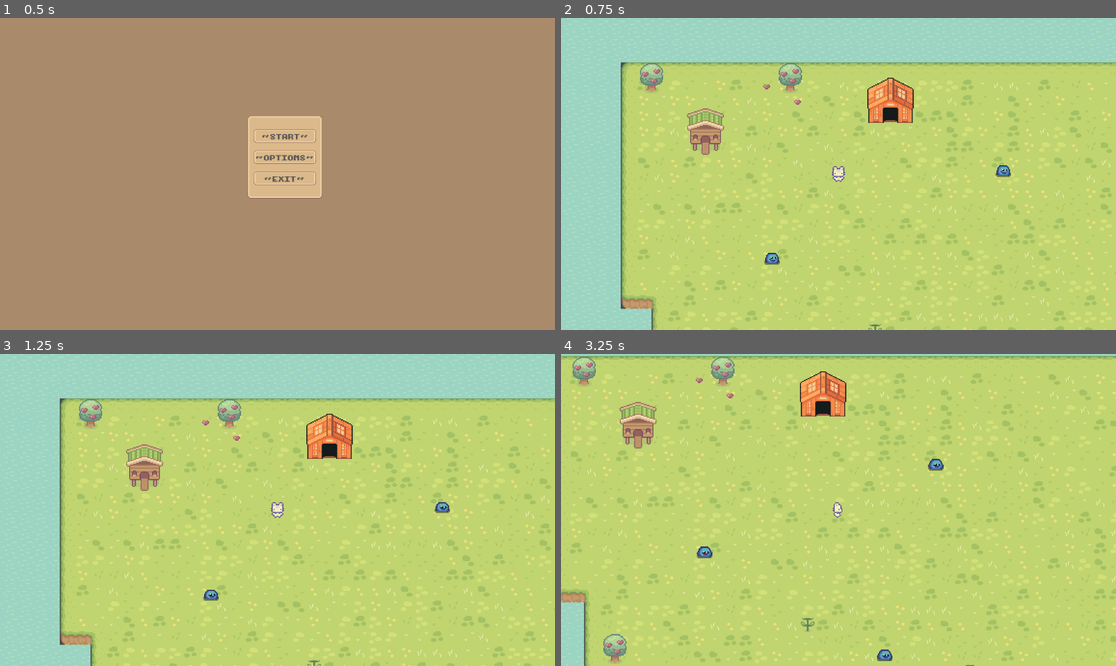
Above: before the commit, frames 1-4 (two rows, left to right).
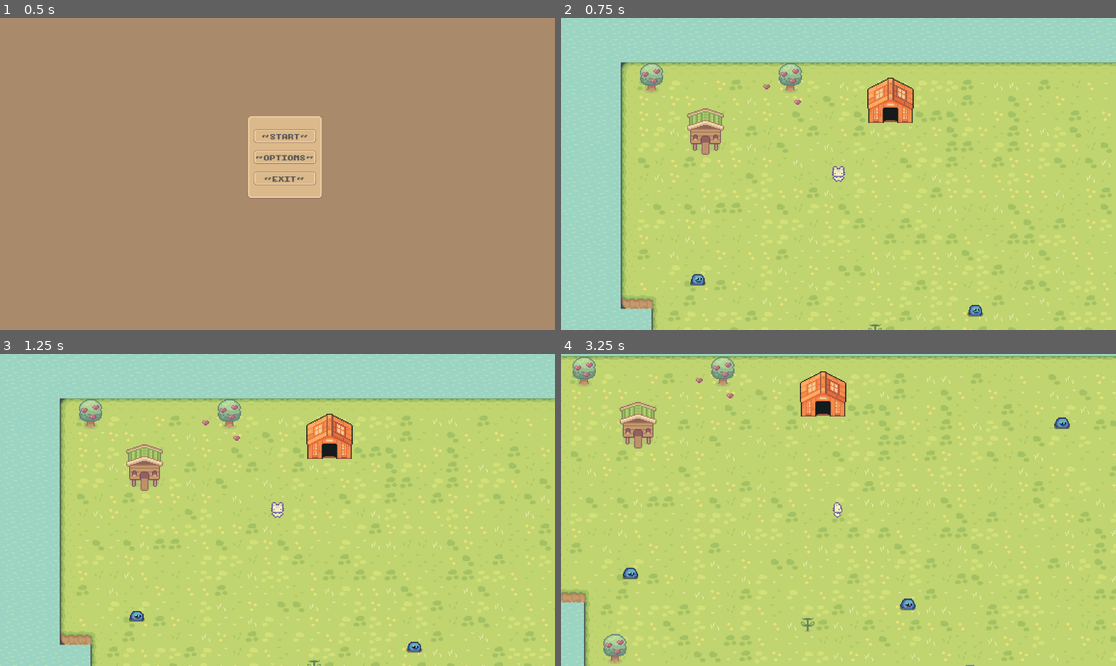
Above: after the commit, the same moments.

Repository: imlana21/top-down-game2
Game: Godot game, scene res://scene/menu/main/main.tscn
Two runs of this game, one before a commit and one after it. Both use one fixed random seed, a clock stepped at 60 frames per second and the inputs below.
Inputs (mouse positions are in pixels of both pictures, inside the frame that each line leads up to):
- Up to frame 1 (0.5 s): no input
- Up to frame 2 (0.75 s): click "~ START ~" at 0.5 s
- Up to frame 3 (1.25 s): no input
- Up to frame 4 (3.25 s): tap Enter at 1.25 s; move the mouse to (960, 494) at 1.27 s; hold D (walk_right) 1.28-2.03 s; click (960, 494) at 1.35 s; move the mouse to (727, 525) at 2.02 s; hold S (walk_down) 2.03-2.78 s; click (727, 525) at 2.1 s; move the mouse to (894, 441) at 2.77 s; hold D (walk_right) from 2.78 s (still down); click (894, 441) at 2.85 s

Frame 1 is identical in both runs. In frame 2, 0.4% of the frame differs, in the area x 23-82%, y 47-96%; in frame 3, 0.3%; in frame 4, 0.6%, in the area x 11-92%, y 20-99%.

Commit message:
Enemy spawner

Diff:
--- a/autoload.gd
+++ b/autoload.gd
@@ -1,32 +1,42 @@
 extends Node
 
-var is_attacking: bool = false: set = set_is_attacking
+@onready var load_enemy = preload("res://scene/enemies/slime/slime.tscn")
+
+var is_attacking: bool = false
 var is_paused: bool = false
 var player: CharacterBody2D
 var world: Node2D
+var scene_manager: Node2D
 var pause_scale: Vector2
 var pause_position: Vector2
-var scene_manager: set = set_scene_manager
+var enemy_position = [
+	Vector2(64, 256),
+	Vector2(352, 288),
+	Vector2(512, 100),
+	Vector2(384, 500),
+	Vector2(256, 512)
+]
+var enemy_list: Array
 
+# Toggle Pause Game
 func toggle_pause():
 	is_paused = !is_paused
 	get_tree().paused = is_paused
 
 func pause_game(body):
 	toggle_pause()
-	if Autoload.is_paused:
+	if is_paused:
 		body.show()
 	else:
 		body.hide()
 
-func set_is_attacking(value):
-	is_attacking = value
-
+# Convet mouse position to deg
 func deg_mouse_position(body):
 	var mouse_position = body.get_global_mouse_position()
 	var angle_to_mouse = atan2(mouse_position.y - body.global_position.y, mouse_position.x - body.global_position.x)
 	return rad_to_deg(angle_to_mouse)
 
+# Convert Angle to direction
 func angle_to_text(angle):
 	match angle:
 		-90.0, -45.0, -135.0:
@@ -38,5 +48,18 @@
 		45.0, 90.0, 135.0:
 			return "down"
 
-func set_scene_manager(val):
-	scene_manager = val
+# Generate Random Position
+func random_position(world):
+	randomize()
+	#var spawn_x = randi() % (world.get_viewport().size.x)
+	var spawn_x = randi_range(0, 1000)
+	#var spawn_y = randi() % (world.get_viewport().size.y)
+	var spawn_y = randi_range(30, 500)
+	return Vector2(spawn_x, spawn_y)
+
+func spawn_enemy(world, pos):
+	var enemy_instance = load_enemy.instantiate()
+	enemy_instance.position = pos
+	enemy_instance.name = enemy_instance.name + str(pos.x) + "_" + str(pos.y)
+	enemy_list.append(enemy_instance.name)
+	world.add_child(enemy_instance)
--- a/project.godot
+++ b/project.godot
@@ -19,6 +19,16 @@
 
 Autoload="*res://autoload.gd"
 CombatDetail="*res://scene/combat/combat_detail.gd"
+
+[file_customization]
+
+folder_colors={
+"res://scene/combat/": "teal",
+"res://scene/enemies/": "red",
+"res://scene/menu/": "yellow",
+"res://scene/player/": "green",
+"res://scene/rooms/": "pink"
+}
 
 [input]
 
--- /dev/null
+++ b/scene/enemies/countdown_spawner.gd
@@ -0,0 +1,12 @@
+extends Timer
+
+@export var max_time = 10
+
+signal spawn_enemy
+
+func _ready():
+	wait_time = max_time
+
+func _on_timeout():
+	spawn_enemy.emit()
+	queue_free()
--- /dev/null
+++ b/scene/enemies/countdown_spawner.tscn
@@ -0,0 +1,11 @@
+[gd_scene load_steps=2 format=3 uid="uid://bx8opftaafs5x"]
+
+[ext_resource type="Script" path="res://scene/enemies/countdown_spawner.gd" id="1_x6rc0"]
+
+[node name="CountdownSpawner" type="Timer"]
+wait_time = 3.0
+one_shot = true
+autostart = true
+script = ExtResource("1_x6rc0")
+
+[connection signal="timeout" from="." to="." method="_on_timeout"]
--- /dev/null
+++ b/scene/menu/loading_screen/loading_screen.gd
@@ -0,0 +1,7 @@
+extends Node2D
+
+signal start_combat
+
+func _on_wait_time_timeout():
+	start_combat.emit()
+	queue_free()
--- /dev/null
+++ b/scene/menu/loading_screen/loading_screen.tscn
@@ -0,0 +1,29 @@
+[gd_scene load_steps=3 format=3 uid="uid://dwdybtsen545x"]
+
+[ext_resource type="Script" path="res://scene/menu/loading_screen/loading_screen.gd" id="1_a1fn2"]
+[ext_resource type="Theme" uid="uid://bnxyqifnolrd1" path="res://scene/combat/combat.tres" id="2_ikkru"]
+
+[node name="LoadingScreen" type="Node2D"]
+script = ExtResource("1_a1fn2")
+
+[node name="ColorRect" type="ColorRect" parent="."]
+offset_left = -106.0
+offset_top = -58.0
+offset_right = 1189.0
+offset_bottom = 704.0
+color = Color(0.321569, 0.321569, 0.321569, 1)
+
+[node name="Label" type="Label" parent="."]
+offset_left = 531.0
+offset_top = 283.0
+offset_right = 584.0
+offset_bottom = 306.0
+theme = ExtResource("2_ikkru")
+text = "W A I T ....."
+
+[node name="WaitTime" type="Timer" parent="."]
+wait_time = 2.0
+one_shot = true
+autostart = true
+
+[connection signal="timeout" from="WaitTime" to="." method="_on_wait_time_timeout"]
--- a/scene/player/player.gd
+++ b/scene/player/player.gd
@@ -30,6 +30,12 @@
 	if event is InputEventKey and event.pressed:
 		change_direction.emit(get_axis_input())
 
+func _on_enemy_detector_body_entered(body):
+	if CombatDetail.is_attacking == false:
+		CombatDetail.last_position = position
+		start_combat.emit(body)
+		CombatDetail.is_attacking = true
+
 # if WASD pressed, read as vector
 func get_axis_input():
 	var axis = Input.get_vector("walk_left", "walk_right", "walk_up", "walk_down")
@@ -44,12 +50,6 @@
 	change_velocity.emit(velocity.length())
 	move_and_slide()
 
-func _on_enemy_detector_body_entered(body):
-	if CombatDetail.is_attacking == false:
-		CombatDetail.last_position = position
-		start_combat.emit(body)
-		CombatDetail.is_attacking = true
-
 func take_damage(str):
 	CHAR_DETAIL["curr_hp"] = CHAR_DETAIL["curr_hp"] - str
 
--- a/scene/rooms/world.gd
+++ b/scene/rooms/world.gd
@@ -1,21 +1,46 @@
 extends Node2D
 
+@export var MAX_ENEMY = 5
+
+@onready var countdown_spawn = preload("res://scene/enemies/countdown_spawner.tscn")
+
 signal change_scene
-signal play_transition
 signal start_combat
 
 func _init():
 	Autoload.world = self
 
+func _ready():
+	Autoload.enemy_list = []
+	for pos in Autoload.enemy_position:
+		Autoload.spawn_enemy(self, pos)
+
+	if Autoload.enemy_position.size() < MAX_ENEMY:
+		var countdown_instance = countdown_spawn.instantiate()
+		countdown_instance.connect("spawn_enemy", Autoload.scene_manager._on_timeout_spawn_enemy)
+		Autoload.scene_manager.add_child(countdown_instance)
+
 func _process(delta):
-	Autoload.pause_scale = Vector2(0.5, 0.5)
-	Autoload.pause_position = Autoload.player.get_global_position()
+	pause_config()
 
+# if touch door, change scee
 func _on_door_area_body_entered(body):
 	var next_path = 'res://scene/rooms/home/living_room.tscn'
 	var current_scene = self
-
 	change_scene.emit(next_path, current_scene)
 
 func _on_player_start_combat(enemy):
+	# Remove enemy from array
+	var enemy_index = Autoload.enemy_list.find(enemy.name)
+	Autoload.enemy_position.remove_at(enemy_index)
+	# Emit Combat
 	start_combat.emit(self, enemy)
+
+func _on_timeout_spawn_enemy():
+	var random_pos = Autoload.random_position(self)
+	print("Enemy muncul di ", random_pos)
+	Autoload.spawn_enemy(self, random_pos)
+
+func pause_config():
+	Autoload.pause_scale = Vector2(0.5, 0.5)
+	Autoload.pause_position = Autoload.player.get_global_position()
--- a/scene/rooms/world.tscn
+++ b/scene/rooms/world.tscn
@@ -10,7 +10,6 @@
 [ext_resource type="Texture2D" uid="uid://cpgu8y3vi727l" path="res://assets/Objects/Basic Plants.png" id="8_j7nc6"]
 [ext_resource type="Texture2D" uid="uid://jw7o31p08boe" path="res://assets/Objects/Free_Chicken_House.png" id="9_6oglp"]
 [ext_resource type="Texture2D" uid="uid://dhu6tdggmqa4l" path="res://assets/Objects/TilesetHouse.png" id="10_nvyyn"]
-[ext_resource type="PackedScene" uid="uid://c33irnw324lml" path="res://scene/enemies/slime/slime.tscn" id="11_fljeq"]
 [ext_resource type="PackedScene" uid="uid://nmtmi2fu0gk6" path="res://scene/player/screen/screen.tscn" id="12_x1sqv"]
 
 [sub_resource type="TileMapPattern" id="TileMapPattern_tvqbc"]
@@ -2802,22 +2801,6 @@
 [node name="Screen" parent="." instance=ExtResource("12_x1sqv")]
 position = Vector2(210, 148)
 
-[node name="Slime" parent="." instance=ExtResource("11_fljeq")]
-position = Vector2(141, 234)
-up_direction = Vector2(0.986548, -0.163471)
-
-[node name="Slime2" parent="." instance=ExtResource("11_fljeq")]
-position = Vector2(381, 143)
-up_direction = Vector2(0.986548, -0.163471)
-
-[node name="Slime3" parent="." instance=ExtResource("11_fljeq")]
-position = Vector2(328, 341)
-up_direction = Vector2(0.986548, -0.163471)
-
-[node name="Slime4" parent="." instance=ExtResource("11_fljeq")]
-position = Vector2(130, 453)
-up_direction = Vector2(0.986548, -0.163471)
-
 [node name="DoorArea" type="Area2D" parent="."]
 visible = false
 collision_mask = 3
--- a/scene/scene_manager.gd
+++ b/scene/scene_manager.gd
@@ -4,10 +4,15 @@
 var current_scene = null
 var last_enemy = null
 
+@export var MAX_ENEMY = 5
+
 @onready var anim_trans = $ScreenTransition/AnimationTransition
 @onready var combat_scene = preload("res://scene/combat/battle_combat.tscn")
+@onready var loading_scene = preload("res://scene/menu/loading_screen/loading_screen.tscn")
+@onready var countdown_spawn = preload("res://scene/enemies/countdown_spawner.tscn")
 
 func _ready():
+	Autoload.scene_manager = self
 	$PauseLayer/Pause.hide()
 
 func _process(delta):
@@ -17,6 +22,12 @@
 		$PauseLayer/Pause.position = Autoload.pause_position
 		Autoload.pause_game($PauseLayer/Pause)
 
+func _on_timeout_spawn_enemy():
+	var random_pos = Autoload.random_position(Autoload.world)
+	print("Enemy muncul di ", random_pos)
+	Autoload.enemy_position.append(random_pos)
+	Autoload.spawn_enemy(Autoload.world, random_pos)
+
 func _on_change_scene(next_path, current):
 	next_scene = load(next_path).instantiate()
 	next_scene.connect("change_scene", _on_change_scene)
@@ -24,8 +35,6 @@
 	anim_trans.play("fade_in")
 
 func _on_player_start_combat(current_world, enemy):
-	if last_enemy == null:
-		last_enemy = str(enemy.name)
 	current_scene = current_world
 	next_scene = combat_scene.instantiate()
 	next_scene.connect("change_scene", _on_player_finish_combat)
@@ -35,15 +44,25 @@
 	current_scene = current_world
 	next_scene = load(next_path).instantiate()
 	next_scene.connect("start_combat", _on_player_start_combat)
-	next_scene.remove_child(next_scene.get_node(last_enemy))
 	anim_trans.play("fade_in")
 
 func _on_animation_transition_finished(anim_name):
 	match anim_name:
 		"fade_in":
-			current_scene.queue_free()
-			anim_trans.play("fade_out")
+			start_fade_in()
 		"fade_out":
-			add_child(next_scene)
-			current_scene = next_scene
-			next_scene = null
+			start_fade_out()
+
+func start_fade_in():
+	current_scene.queue_free()
+	anim_trans.play("fade_out")
+
+func start_fade_out():
+	var loading_instance = loading_scene.instantiate()
+	loading_instance.connect("start_combat", _on_loader_start_combat)
+	add_child(loading_instance)
+
+func _on_loader_start_combat():
+	$CurrentScene.add_child(next_scene)
+	current_scene = next_scene
+	next_scene = null
Not shown: 1 places in scene/rooms/world.tscn that only renumber resources
